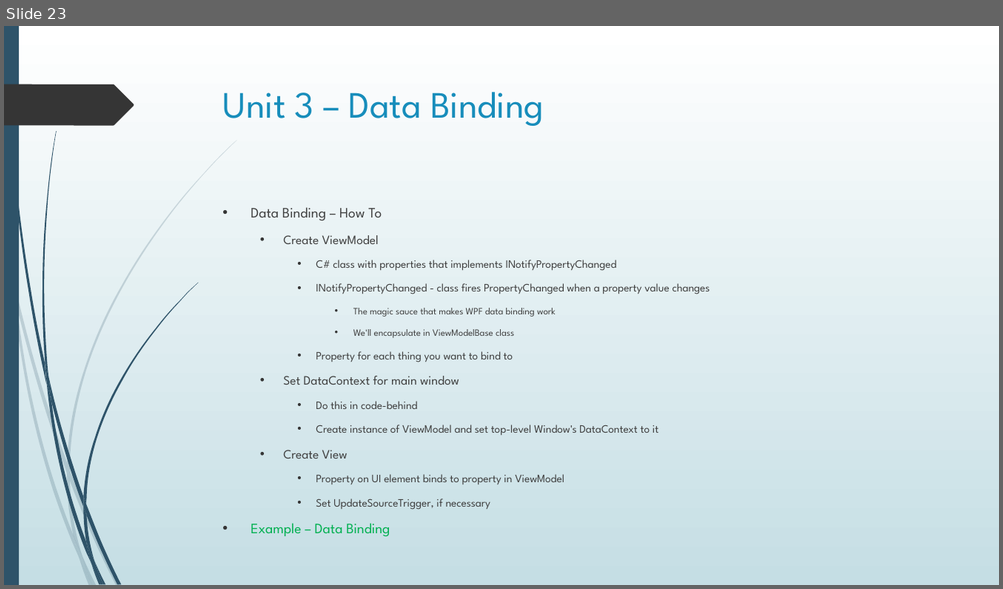
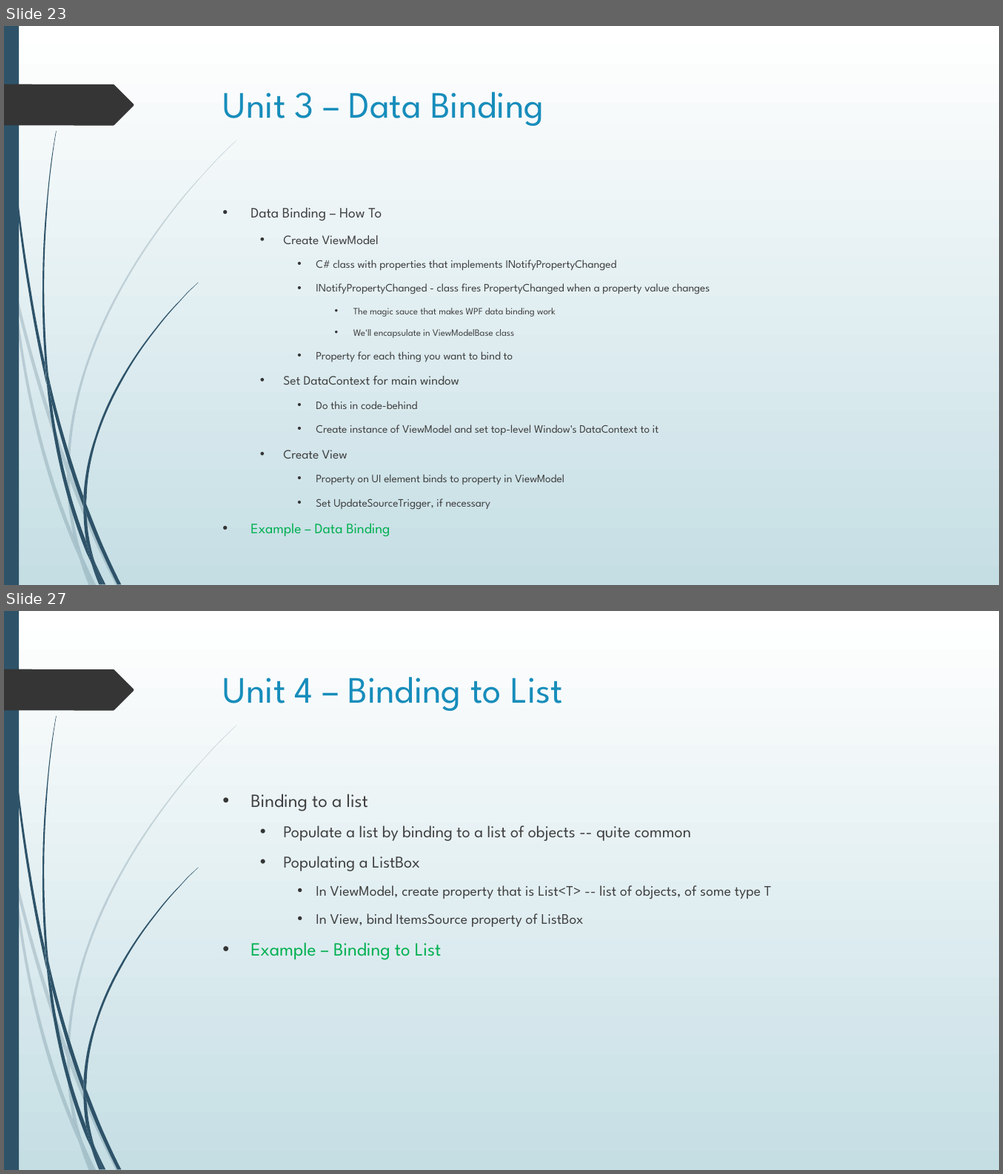
Before and after one commit to seanpsexton/wpf-workshop-solutions, a slide deck: WPF-Workshop-Sexton-Oct2023.pptx. Shown one above the other, each under a label of ours: slide 23 before the commit, slides 23 and 27 after it; the slides between them are not shown. The pictures are 1003x589 and 1003x1174 pixels, drawn with LibreOffice and Linux fonts; fonts in the diff are those of the drawing. Boxes give left, top, right and bottom in pixels: in the first picture for what was removed or moved away, otherwise in the second. Text is boxed around its words. In the diff, an @@ line names an element or a change of style, - is before the commit and + after.

Commit message:
Add content for Unit 4

```diff
--- a/WPF-Workshop-Sexton-Oct2023.pptx
+++ b/WPF-Workshop-Sexton-Oct2023.pptx
@@ slide 27 added at (4,611,999,1170), background gradient #FFFFFF to #C5DEE5; not listed: 24 template elements that a slide beside it also shows @@
@@ title added at (223,677,563,711), 36 pt, text #178DBB @@
+Unit 4 – Binding to List
@@ text added at (250,794,771,960), 14 pt, text #404040 @@
+• Binding to a list
+  • Populate a list by binding to a list of objects -- quite common
+  • Populating a ListBox
+    • In ViewModel, create property that is List<T> -- list of objects, of some type T
+    • In View, bind ItemsSource property of ListBox
+• Example – Binding to List
```
Also in this commit, not shown: 5 other slides added.
